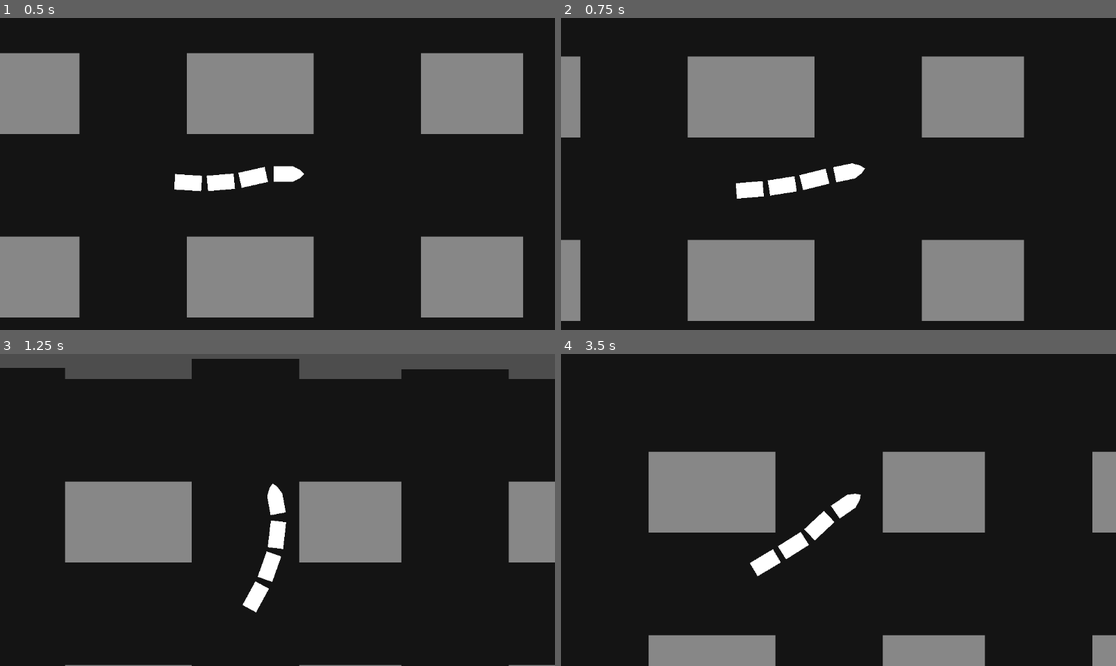
Above: before the commit, frames 1-4 (two rows, left to right).
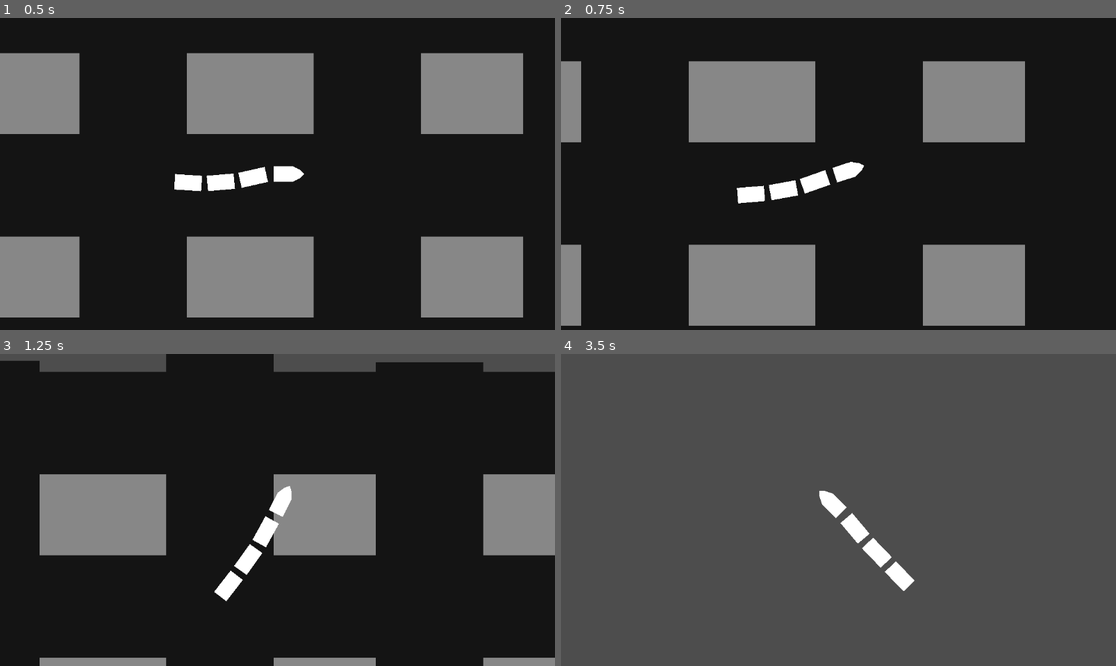
Above: after the commit, the same moments.

Repository: GodMadeEarth/Godot-Wild-Jam-59
Game: Godot game, scene res://game.tscn
The game is run twice, just before and just after one commit, with the same random seed, the same clock (stepped at 60 frames per second) and the same inputs.
Inputs:
- Up to frame 1 (0.5 s): no input
- Up to frame 2 (0.75 s): hold A (Move_L) from 0.53 s (still down)
- Up to frame 3 (1.25 s): keep holding A (Move_L); tap D (Move_R) at 0.8 s
- Up to frame 4 (3.5 s): release A (Move_L) at 1.28 s; tap D (Move_R) at 1.35, 2.3, 2.85 s; tap A (Move_L) at 1.55, 3.05 s; hold A (Move_L) 2.03-2.78 s

Frame 1 is identical in both runs. In frame 2, 4.0% of the frame differs, in the area x 0-84%, y 12-99%; in frame 3, 13%; in frame 4, 100%, in the area x 0-100%, y 0-100%.

Commit message:
fixed straight movement

Diff:
--- a/Godot-wild-jam-59/Train.gd
+++ b/Godot-wild-jam-59/Train.gd
@@ -25,14 +25,13 @@
 
 func move_straight(delta):
 	if Input.is_action_pressed("Move_L"):
-		set_dir(-0.05)
+		set_dir(-1)
 		rotation = rotation+(rotation_direction*rotation_speed*delta)
 	if Input.is_action_pressed("Move_R"):
-		set_dir(0.05)
+		set_dir(1)
 		rotation = rotation+(rotation_direction*rotation_speed*delta)
 
 	var velocity = (Vector2.UP.rotated(rotation) * speed*delta)
-	rotation = rotation+(rotation_direction*rotation_speed*delta)
 	position += velocity
 
 
